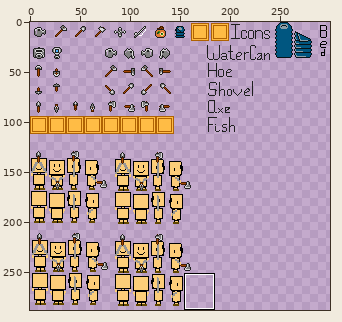
Two states of a sprite sheet, img/Tools.png. Above: a wide view before the commit, with the close-up outlined.
Close-up. The starting point:
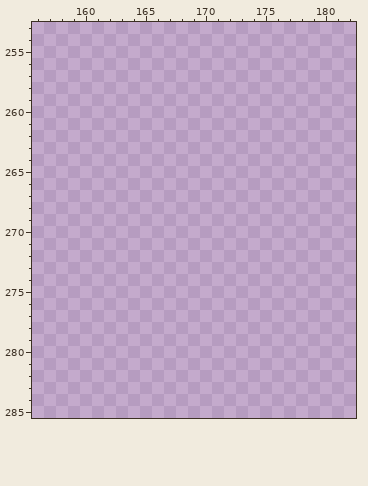
The file is 300x300 pixels. Shown: x 156..182, y 253..285. The old version is drawn lined up with the new one, on the new canvas. The wide view leaves out empty margins. The commit also changed other parts of the picture, which this record leaves out.
New version:
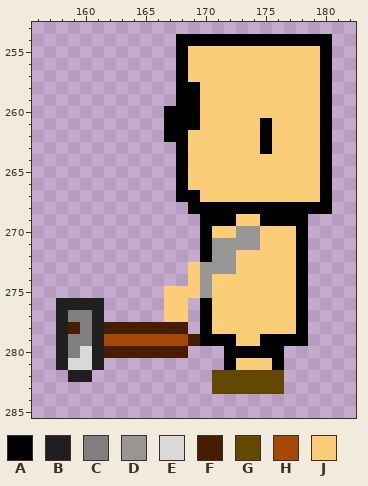
Palette (. is transparent): A #000000  B #1f1f1f  C #7f7f7f  D #979695  E #d9d9d9  F #461d00  G #624800  H #a44805  J #fccd79
Edits made:
canvas 300x300 -> 300x350
y 254: x 168..180 ............. -> AAAAAAAAAAAAA
y 255..257: x 168..180 ............. -> AJJJJJJJJJJJA
y 258..259: x 168..180 ............. -> AAJJJJJJJJJJA
y 260: x 167..180 .............. -> AAAJJJJJJJJJJA
y 261: x 167..180 .............. -> AAAJJJJJAJJJJA
y 262: x 167..180 .............. -> AAJJJJJJAJJJJA
y 263: x 168..180 ............. -> AJJJJJJAJJJJA
y 264..266: x 168..180 ............. -> AJJJJJJJJJJJA
y 267: x 168..180 ............. -> AAJJJJJJJJJJA
y 268: x 169..180 ............ -> AAAAAAAAAAAA
y 269: x 170..178 ......... -> AAAJJAAAA
y 270: x 170..178 ......... -> AJJDDJJJA
y 271: x 170..178 ......... -> ADDDDJJJA
y 272: x 170..178 ......... -> ADDJJJJJA
y 273: x 169..178 .......... -> JDDDJJJJJA
y 274: x 169..178 .......... -> JDJJJJJJJA
y 275: x 167..178 ............ -> JJJDJJJJJJJA
y 276: x 158..161 .... -> BBBB; x 167..168 .. -> JJ; x 170..178 ......... -> AJJJJJJJA
y 277: x 158..161 .... -> BCCB; x 167..168 .. -> JJ; x 170..178 ......... -> AJJJJJJJA
y 278: x 158..168 ........... -> BFCBFFFFFFF; x 170..178 ......... -> AJJJJJJJA
y 279: x 158..178 ..................... -> BCCBHHHHHHHFAAAJJAAAA
y 280: x 158..168 ........... -> BCEBFFFFFFF; x 172..176 ..... -> AAAAA
y 281: x 158..161 .... -> BEEB; x 172..176 ..... -> AJJJA
y 282: x 159..160 .. -> BB; x 171..176 ...... -> GGGGGG
y 283: x 171..176 ...... -> GGGGGG
